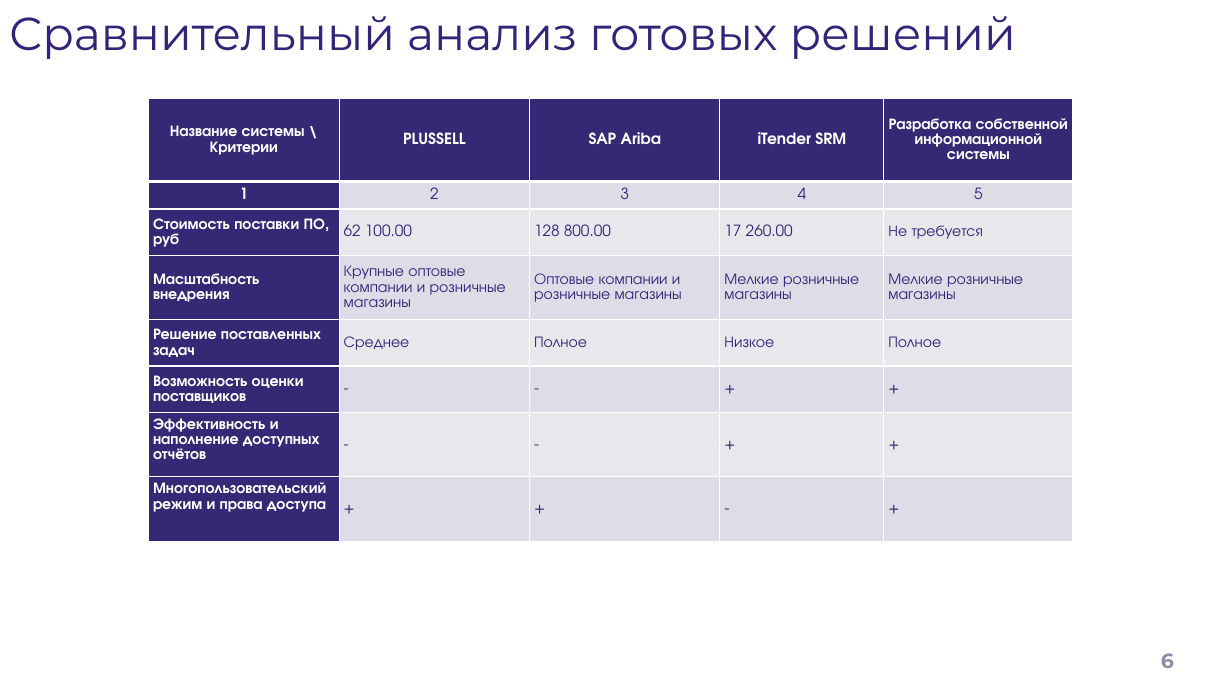
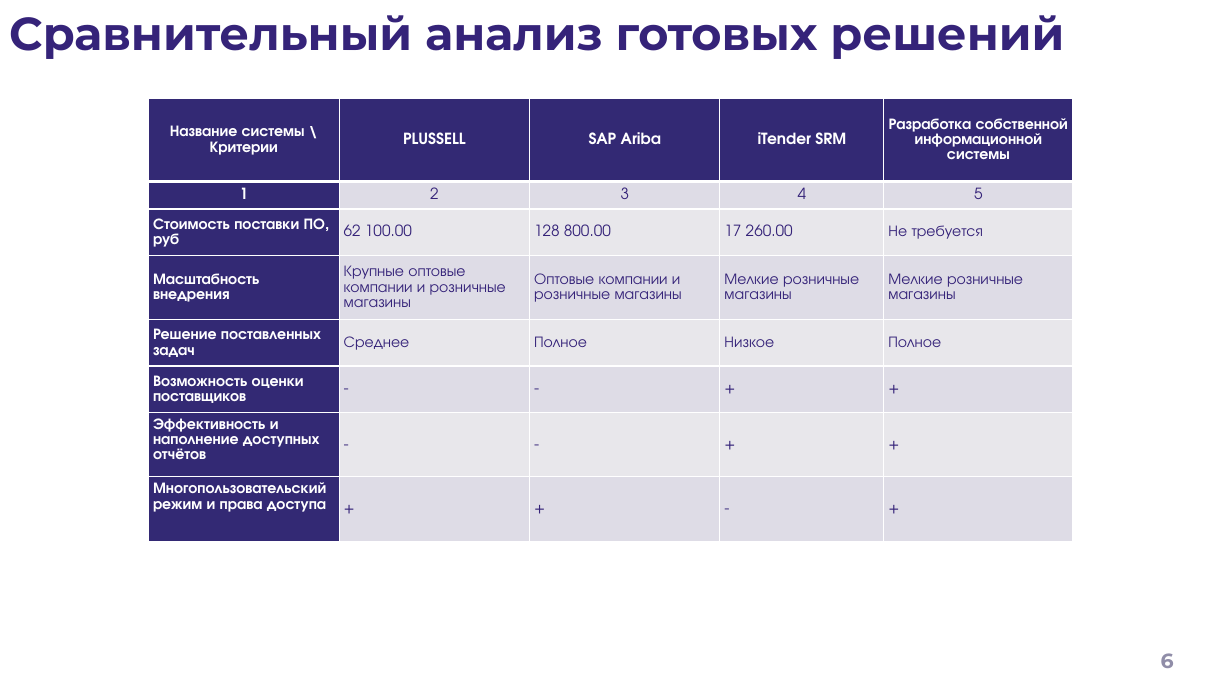
Before and after one commit to lilvolcanointhenighttime/diplom, a slide deck: slide 6 of Презентация.pptx. Drawn at 1232x693 pixels with LibreOffice and Linux fonts; fonts in the diff are those of the drawing; background and template pictures are left out. Boxes give left, top, right and bottom in pixels: in the first picture for what was removed or moved away, otherwise in the second. Text is boxed around its words. In the diff, an @@ line names an element or a change of style, - is before the commit and + after.

```diff
--- a/Презентация.pptx
+++ b/Презентация.pptx
@@ title "Сравнительный анализ готовых решений" at (9, 15, 1064, 59): bold on @@
```
Also in this commit, not shown: 9 other slides changed, 3 other files.
